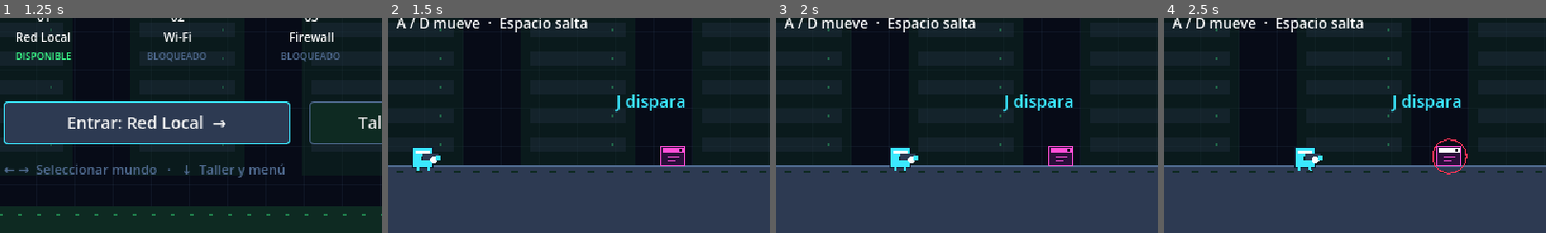
Above: before the commit, frames 1-4 (left to right).
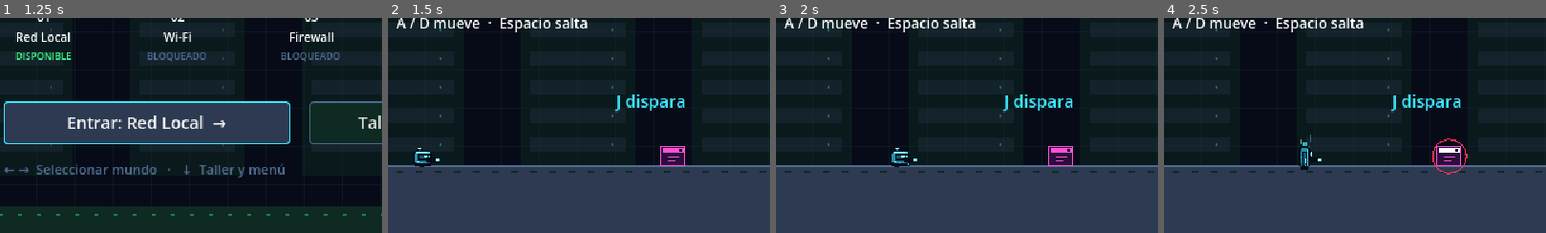
Above: after the commit, the same moments.

Repository: Cristhian-S1/packet-quest
Game: Godot game, scene res://scenes/main/Main.tscn
Same seed, same stepped clock (60 frames per second), same inputs: the game is played once before the commit and once after it.
Inputs (mouse positions are % of the whole screen's width and height, from its top left):
- Up to frame 1 (1.25 s): click "Jugar →" at 0.5 s
- Up to frame 2 (1.5 s): tap Enter (ui_accept) at 1.25 s; move the mouse to (72, 45) at 1.27 s; hold D (move_right) from 1.28 s (still down); tap S (aim_down) at 1.35 s; click (72, 45) at 1.42 s
- Up to frame 3 (2 s): keep holding D (move_right); tap Space (jump) at 1.52, 1.82 s; tap W (aim_up) at 1.55 s
- Up to frame 4 (2.5 s): move the mouse to (30, 55) at 2.02 s; release D (move_right) at 2.03 s; hold Down (ui_down) from 2.03 s (still down); tap W (aim_up) at 2.1 s; tap Space (jump) at 2.27 s; tap K (dash) at 2.3 s
The pictures show only the part of the screen within x 5-55%, y 50-100%; the shares and areas given below are measured in that part.

Frame 1 is identical in both runs. In frame 2, 0.6% of the frame differs, in the area x 6-14%, y 60-72%; in frame 3, 0.6%; in frame 4, 0.6%, in the area x 34-42%, y 54-72%.

Commit message:
feat: animar a Byte con arte procedural

Diff:
--- /dev/null
+++ b/game/scripts/art/art_motion.gd
@@ -0,0 +1,26 @@
+extends RefCounted
+
+static func frame(age: float, frames_per_second: float, count: int) -> int:
+	return posmod(floori(age * frames_per_second), count)
+
+static func hit_strength(remaining: float, reduce_flashes: bool) -> float:
+	return 0.0 if reduce_flashes else clampf(remaining * 14.0, 0.0, 0.32)
+
+static func warning_strength(age: float, reduce_flashes: bool) -> float:
+	return 0.82 if reduce_flashes else 0.82 + sin(age * TAU * 1.5) * 0.14
+
+## Los fragmentos se calculan desde el tiempo y el índice, sin RNG ni nodos.
+static func pixels(canvas: Node2D, center: Vector2, progress: float, spread: float,
+		count: int, ink: Color, light: Color) -> void:
+	if progress >= 1.0:
+		return
+	var t: float = clampf(progress, 0.0, 1.0)
+	for index: int in range(count):
+		var direction: Vector2 = Vector2.from_angle(TAU * index / count)
+		var length: float = spread * (0.45 + (index * 7 % 11) * 0.05)
+		var drift: Vector2 = direction * lerpf(4.0, length, 1.0 - (1.0 - t) ** 2)
+		drift.y += t * t * spread * 0.16
+		var width: int = maxi(1, (3 if index % 3 == 0 else 2) - int(t * 2.0))
+		var color: Color = light if index % 4 == 0 else ink
+		canvas.draw_rect(Rect2((center + drift).round(), Vector2(width, width)),
+			Color(color, 1.0 - t * t))
--- /dev/null
+++ b/game/scripts/art/byte_art.gd
@@ -0,0 +1,124 @@
+extends RefCounted
+
+const Motion = preload("res://scripts/art/art_motion.gd")
+const SHADE: Color = Color("145976")
+const MID: Color = Color("238fa8")
+const GLINT: Color = Color("b7fcf5")
+const RUN_FEET: Array[Vector2i] = [Vector2i(-5, 4), Vector2i(-3, 3), Vector2i(0, 1),
+	Vector2i(4, -5), Vector2i(3, -3), Vector2i(1, 0)]
+const DEATH_TIME: float = 0.42
+const RECOIL_TIME: float = 0.10
+
+static func frame(pose: StringName, age: float) -> int:
+	match pose:
+		&"idle", &"fire", &"shield":
+			return Motion.frame(age, 2.0, 2)
+		&"run":
+			return Motion.frame(age, 10.0, 6)
+		_:
+			return 0
+
+static func draw_byte(canvas: Node2D, pose: StringName, tick: int, facing: float, aim: Vector2,
+		dash_direction: Vector2, recoil: float, hurt: float, protection: float,
+		death_age: float, shield: bool, reduce_flashes: bool) -> void:
+	if pose == &"dead":
+		Motion.pixels(canvas, Vector2.ZERO, death_age / DEATH_TIME, 30.0, 16, PQStyle.CYAN, GLINT)
+		return
+	var offset: Vector2 = Vector2.ZERO
+	var scale: Vector2 = Vector2(facing, 1.0)
+	var angle: float = 0.0
+	var feet: Vector2i = Vector2i(-4, 3)
+	var foot_lift: Vector2i = Vector2i.ZERO
+	match pose:
+		&"idle", &"fire", &"shield":
+			offset.y = tick
+			scale.y = 1.0 - tick * 0.12
+		&"run":
+			feet = RUN_FEET[tick]
+			offset.y = -1 if tick % 3 == 2 else 0
+			foot_lift = Vector2i(1 if tick >= 3 else 0, 1 if tick < 3 else 0)
+		&"jump":
+			scale *= Vector2(0.86, 1.17)
+			feet = Vector2i(-5, 2)
+			foot_lift = Vector2i(2, 3)
+		&"fall":
+			scale *= Vector2(1.14, 0.83)
+			feet = Vector2i(-6, 5)
+		&"dash":
+			scale = Vector2(1.2, 0.73)
+			angle = dash_direction.angle()
+			feet = Vector2i(-7, -3)
+			foot_lift = Vector2i(1, 2)
+		&"hurt":
+			offset.x = -facing * 2
+			scale *= Vector2(1.05, 0.9)
+			feet = Vector2i(-6, 5)
+	var tint: Color = PQStyle.CYAN.lerp(GLINT, Motion.hit_strength(hurt, reduce_flashes))
+	canvas.draw_set_transform(offset, angle, scale)
+	_foot(canvas, feet.x, foot_lift.x, MID)
+	_foot(canvas, feet.y, foot_lift.y, tint)
+	_shell(canvas, tint, pose == &"hurt")
+	canvas.draw_set_transform(Vector2.ZERO)
+	_cannon(canvas, aim, recoil, reduce_flashes)
+	if protection > 0.0 and pose != &"dash":
+		for side: float in [-1.0, 1.0]:
+			canvas.draw_rect(Rect2(side * 9 - 1, -8, 2, 2), Color(PQStyle.CYAN, 0.64))
+	if shield:
+		_firewall(canvas, facing)
+
+static func draw_trail(canvas: Node2D, point: Vector2, direction: Vector2, alpha: float) -> void:
+	canvas.draw_set_transform(point.round(), direction.angle())
+	canvas.draw_rect(Rect2(-10, -4, 18, 8), Color(SHADE, alpha))
+	canvas.draw_rect(Rect2(-13, -2, 18, 4), Color(PQStyle.CYAN, alpha))
+	canvas.draw_rect(Rect2(-15, 3, 4, 1), Color(GLINT, alpha))
+	canvas.draw_rect(Rect2(-19, -5, 6, 1), Color(MID, alpha))
+	canvas.draw_set_transform(Vector2.ZERO)
+
+static func _shell(canvas: Node2D, tint: Color, hurt: bool) -> void:
+	# La carcasa y las patas ocupan una retícula de 16 × 16 en reposo.
+	canvas.draw_rect(Rect2(-5, -8, 5, 2), PQStyle.NIGHT)
+	canvas.draw_rect(Rect2(-4, -8, 3, 1), GLINT)
+	canvas.draw_rect(Rect2(-3, -7, 1, 2), MID)
+	canvas.draw_rect(Rect2(-7, -6, 13, 13), PQStyle.NIGHT)
+	canvas.draw_rect(Rect2(-8, -4, 16, 9), PQStyle.NIGHT)
+	canvas.draw_rect(Rect2(-6, -5, 12, 10), SHADE)
+	canvas.draw_rect(Rect2(-6, -5, 12, 6), tint)
+	canvas.draw_rect(Rect2(-7, -3, 3, 7), MID)
+	canvas.draw_rect(Rect2(-5, -5, 9, 1), GLINT)
+	canvas.draw_rect(Rect2(-4, -3, 11, 5), PQStyle.NIGHT)
+	canvas.draw_rect(Rect2(-3, -2, 8, 3), SHADE)
+	canvas.draw_rect(Rect2(1, -2, 3, 2), PQStyle.RED if hurt else GLINT)
+	canvas.draw_rect(Rect2(5, -2, 1, 2), tint)
+	canvas.draw_rect(Rect2(-4, 3, 8, 2), MID)
+	canvas.draw_rect(Rect2(-5, 3, 2, 1), GLINT)
+	canvas.draw_rect(Rect2(-1, 4, 1, 1), tint)
+
+static func _foot(canvas: Node2D, x: int, lift: int, tint: Color) -> void:
+	canvas.draw_rect(Rect2(x, 4 - lift, 4, 4), PQStyle.NIGHT)
+	canvas.draw_rect(Rect2(x, 6 - lift, 3, 1), tint)
+
+static func _cannon(canvas: Node2D, aim: Vector2, recoil: float, reduce_flashes: bool) -> void:
+	var kick: float = roundf(3.0 * recoil / RECOIL_TIME)
+	var origin: Vector2 = Vector2(0, 2)
+	for distance: int in range(5, 13):
+		var pos: Vector2 = (origin + aim * (distance - kick)).round()
+		canvas.draw_rect(Rect2(pos - Vector2(2, 2), Vector2(4, 4)), PQStyle.NIGHT)
+		canvas.draw_rect(Rect2(pos - Vector2(1, 1), Vector2(3, 2)), MID if distance < 10 else PQStyle.CYAN)
+	var muzzle: Vector2 = (origin + aim * (12.0 - kick)).round()
+	canvas.draw_rect(Rect2(muzzle - Vector2(1, 1), Vector2(2, 2)), GLINT)
+	if recoil > 0.0:
+		var tip: Vector2 = (aim * 16.0).round()
+		var tint: Color = PQStyle.CYAN if reduce_flashes else GLINT
+		canvas.draw_rect(Rect2(tip - Vector2(1, 1), Vector2(2, 2)), tint)
+		canvas.draw_rect(Rect2((tip + aim * 3.0).round(), Vector2.ONE), Color(tint, 0.6))
+
+static func _firewall(canvas: Node2D, facing: float) -> void:
+	canvas.draw_set_transform(Vector2.ZERO, 0.0, Vector2(facing, 1))
+	var contour: PackedVector2Array = [Vector2(9, -14), Vector2(13, -14), Vector2(17, -10),
+		Vector2(17, -7), Vector2(20, -4), Vector2(20, 4), Vector2(17, 7),
+		Vector2(17, 10), Vector2(13, 14), Vector2(9, 14)]
+	canvas.draw_colored_polygon(contour, Color(PQStyle.GREEN, 0.14))
+	canvas.draw_polyline(contour, PQStyle.GREEN, 2.0)
+	for y: int in [-10, -4, 2, 8]:
+		canvas.draw_rect(Rect2(11, y, 4, 1), Color(PQStyle.GREEN, 0.55))
+	canvas.draw_set_transform(Vector2.ZERO)
--- a/game/scripts/player/player.gd
+++ b/game/scripts/player/player.gd
@@ -4,6 +4,9 @@
 signal health_changed(current: float, maximum: float)
 signal shield_changed(current: float, maximum: float)
 enum State { IDLE, RUN, JUMP, FALL, DASH, SHIELD, HURT, DEAD }
+
+const ByteArt = preload("res://scripts/art/byte_art.gd")
+const ART_POSES: Array[StringName] = [&"idle", &"run", &"jump", &"fall", &"dash", &"shield", &"hurt", &"dead"]
 
 @export var speed: float = 150.0
 @export var acceleration: float = 1200.0
@@ -59,6 +62,8 @@
 var safe_position: Vector2 = Vector2.ZERO
 var pool: ProjectilePool
 var animation_time: float = 0.0
+var art_shot_left: float = 0.0
+var art_death_age: float = 0.0
 var trails: Array[Vector2] = []
 var shake_left: float = 0.0
 var shake_power: float = 0.0
@@ -168,6 +173,7 @@
 func _physics_process(delta: float) -> void:
 	tick_slowdown(delta)
 	animation_time += delta
+	art_shot_left = maxf(0.0, art_shot_left - delta)
 	queue_redraw()
 	if state == State.DEAD:
 		external_push = Vector2.ZERO
@@ -328,6 +334,7 @@
 		if bullet != null:
 			bullet.homing_turn_rad = deg_to_rad(item.homing_turn_deg)
 			bullet.marks = marker_active
+	art_shot_left = ByteArt.RECOIL_TIME
 	shoot_wait += 1.0 / item.fire_rate
 	AudioManager.play_sfx(item.sfx)
 
@@ -351,6 +358,8 @@
 func _die() -> void:
 	state = State.DEAD
 	velocity = Vector2.ZERO
+	var dissolve: Tween = create_tween().set_ignore_time_scale(true).set_pause_mode(Tween.TWEEN_PAUSE_PROCESS)
+	dissolve.tween_method(_draw_death_frame, 0.0, ByteArt.DEATH_TIME, ByteArt.DEATH_TIME)
 	GameState.record_death()
 	Events.player_died.emit()
 
@@ -385,21 +394,21 @@
 			health.current = minf(maximum, health.current + bonus)
 			health.changed.emit(health.current, maximum)
 
+func visual_pose() -> StringName:
+	if state == State.IDLE and art_shot_left > 0.0:
+		return &"fire"
+	return ART_POSES[state]
+
+func visual_frame() -> int:
+	return ByteArt.frame(visual_pose(), animation_time)
+
+func _draw_death_frame(age: float) -> void:
+	art_death_age = age
+	queue_redraw()
+
 func _draw() -> void:
-	for index: int in range(trails.size()):
-		draw_rect(Rect2(to_local(trails[index]) - Vector2(8, 8), Vector2(16, 16)), Color(PQStyle.CYAN, 0.12 * (3 - index)))
-	if invulnerability > 0 and not GameState.reduce_flashes and int(animation_time * 14) % 2 == 0:
-		return
-	draw_rect(Rect2(-9, -9, 18, 18), Color("0b1a2e"))
-	draw_rect(Rect2(-8, -8, 16, 16), PQStyle.CYAN)
-	draw_rect(Rect2(-6, -6, 12, 3), Color.WHITE)
-	draw_rect(Rect2(facing * 2 - 3, -1, 2, 3), PQStyle.NIGHT)
-	draw_rect(Rect2(facing * 2 + 2, -1, 2, 3), PQStyle.NIGHT)
-	var step: float = sin(animation_time * 20) * 2 if state == State.RUN else 0.0
-	draw_line(Vector2(-4, 7), Vector2(-5 + step, 11), PQStyle.CYAN, 2)
-	draw_line(Vector2(4, 7), Vector2(5 - step, 11), PQStyle.CYAN, 2)
-	draw_line(Vector2.ZERO, aim * 13, PQStyle.CHIP, 5)
-	draw_circle(aim * 9 + Vector2(0, 2), 3, Color.WHITE)
-	draw_line(aim * 11, aim * 15, PQStyle.CYAN, 4)
-	if shield_active:
-		draw_arc(Vector2.ZERO, 16, -1.2 if facing > 0 else PI - 1.2, 1.2 if facing > 0 else PI + 1.2, 10, PQStyle.GREEN, 3)
+	if state == State.DASH:
+		for index: int in range(trails.size() - 1, -1, -1):
+			ByteArt.draw_trail(self, to_local(trails[index]), dash_vector, 0.17 * (3 - index))
+	ByteArt.draw_byte(self, visual_pose(), visual_frame(), facing, aim, dash_vector, art_shot_left,
+		hurt_left, invulnerability, art_death_age, shield_active, GameState.reduce_flashes)
--- a/game/scripts/ui/death_screen.gd
+++ b/game/scripts/ui/death_screen.gd
@@ -7,6 +7,9 @@
 
 func _ready() -> void:
 	super._ready()
+	backdrop.color.a = 0.24
+	var fade: Tween = create_tween().set_ignore_time_scale(true)
+	fade.tween_property(backdrop, "color:a", 0.93, 0.42)
 	title("Conexión perdida", PQStyle.MAGENTA)
 	subtitle("Cada paquete cuenta. Vuelve a intentarlo.")
 	var progress: ProgressBar = ProgressBar.new()
--- a/game/scripts/ui/screen_base.gd
+++ b/game/scripts/ui/screen_base.gd
@@ -2,11 +2,12 @@
 extends CanvasLayer
 
 var panel: Control
+var backdrop: ColorRect
 
 func _ready() -> void:
 	layer = 30
 	process_mode = Node.PROCESS_MODE_ALWAYS
-	var backdrop: ColorRect = ColorRect.new()
+	backdrop = ColorRect.new()
 	backdrop.color = Color(PQStyle.NIGHT, 0.93)
 	backdrop.size = Vector2(640, 360)
 	add_child(backdrop)
--- /dev/null
+++ b/game/tests/test_art.gd
@@ -0,0 +1,83 @@
+extends RefCounted
+
+const ENEMIES: Array[String] = ["PopUp", "NetworkWorm", "Spyware", "ArmoredPopUp", "ArmoredWorm", "Trojan", "BotDDoS"]
+var errors: PackedStringArray = []
+var finished: bool = false
+
+func run(tree: SceneTree) -> PackedStringArray:
+	var stage: Node2D = Node2D.new()
+	tree.root.add_child(stage)
+	var pool: ProjectilePool = ProjectilePool.new()
+	stage.add_child(pool)
+	var byte: PacketPlayer = StageBuilder.player(stage, Vector2(100, 100))
+	byte.set_physics_process(false)
+	_box(byte, Vector2(10, 14), Vector2.ZERO)
+	_box(byte.hurtbox, Vector2(10, 14), Vector2.ZERO)
+	_box(byte.shield_area, Vector2(5, 24), Vector2.ZERO)
+	byte._update_aim(-1, 0, false)
+	_check(byte.shield_area.position == Vector2(-12, 0), "posición del escudo izquierdo")
+	_check(byte.muzzle.position == Vector2(-13, 0), "posición de la boca del cañón")
+	_check(byte.collision_layer == 2 and byte.collision_mask == 1, "capas de Byte")
+	_check(byte.hurtbox.collision_layer == 2 and byte.shield_area.collision_mask == 16, "capas de protección")
+	_test_byte(byte)
+
+	for scene_name: String in ENEMIES:
+		var scene: PackedScene = load("res://scenes/enemies/%s.tscn" % scene_name)
+		var enemy: EnemyBase = scene.instantiate() as EnemyBase
+		enemy.position = Vector2(220, 110)
+		stage.add_child(enemy)
+		enemy.set_physics_process(false)
+		_box(enemy, Vector2(20, 16), Vector2.ZERO)
+		_check(enemy.collision_layer == (0 if scene_name == "Spyware" else 4), "capa de " + scene_name)
+	var motion_path: String = "res://scripts/art/art_motion.gd"
+	if ResourceLoader.exists(motion_path):
+		var motion: Script = load(motion_path)
+		_check(float(motion.call("hit_strength", 0.03, false)) > 0.0, "tinte de daño visible")
+		_check(float(motion.call("hit_strength", 0.03, true)) == 0.0, "reduce_flashes suprime el destello")
+		_check(motion.call("warning_strength", 0.0, true) == motion.call("warning_strength", 0.35, true),
+			"el aviso conserva una intensidad fija con reduce_flashes")
+		_check(motion.call("warning_strength", 0.0, false) != motion.call("warning_strength", 0.35, false),
+			"el aviso admite modulación en el modo normal")
+	else:
+		errors.append("falta la modulación accesible del arte")
+	stage.queue_free()
+	await tree.process_frame
+	finished = true
+	return errors
+
+func _test_byte(byte: PacketPlayer) -> void:
+	if not byte.has_method("visual_pose") or not byte.has_method("visual_frame"):
+		errors.append("faltan las poses y fotogramas de Byte")
+		return
+	var poses: Array[StringName] = [&"idle", &"run", &"jump", &"fall", &"dash", &"shield", &"hurt", &"dead"]
+	for index: int in range(poses.size()):
+		byte.state = index as PacketPlayer.State
+		_check(byte.call("visual_pose") == poses[index], "pose de Byte: " + String(poses[index]))
+	for count: int in [2, 6]:
+		byte.state = PacketPlayer.State.IDLE if count == 2 else PacketPlayer.State.RUN
+		var step: float = 0.5 if count == 2 else 0.1
+		for index: int in range(count + 1):
+			byte.animation_time = step * index + 0.01
+			_check(byte.call("visual_frame") == index % count, "ciclo de Byte de %d fotogramas" % count)
+	byte.state = PacketPlayer.State.IDLE
+	byte.shoot()
+	_check(byte.call("visual_pose") == &"fire", "un disparo real activa el retroceso")
+	byte.take_damage(1.0, Vector2.ZERO)
+	_check(byte.call("visual_pose") == &"hurt", "el daño prevalece sobre el disparo")
+	byte.invulnerability = 0.0
+	byte.take_damage(3.0, Vector2.ZERO)
+	_check(byte.call("visual_pose") == &"dead", "la muerte prevalece sobre el daño")
+
+func _box(parent: Node, size: Vector2, offset: Vector2) -> void:
+	for child: Node in parent.get_children():
+		if child is CollisionShape2D:
+			var collision: CollisionShape2D = child as CollisionShape2D
+			var rectangle: RectangleShape2D = collision.shape as RectangleShape2D
+			_check(rectangle != null and rectangle.size == size and collision.position == offset,
+				"geometría de " + parent.name)
+			return
+	errors.append("falta la forma de " + parent.name)
+
+func _check(condition: bool, message: String) -> void:
+	if not condition:
+		errors.append(message)
--- a/game/tests/test_runner.gd
+++ b/game/tests/test_runner.gd
@@ -1,6 +1,6 @@
 extends SceneTree
 
-const TESTS: Array[String] = ["components_objects", "state_e …(197 unchanged characters)… , "options", "audio", "visual_polish", "hit_stop", "fuzz"]
+const TESTS: Array[String] = ["components_objects", "state_e …(197 unchanged characters)… , "options", "audio", "visual_polish", "art", "hit_stop", "fuzz"]
 
 # Cuenta los errores del motor y de GDScript mientras corre cada prueba: un error de script
 # dentro de una subfunción solo aborta esa subfunción y la prueba seguía como PASS.
Not shown, added: game/scripts/art/art_motion.gd.uid
Not shown, added: game/scripts/art/byte_art.gd.uid
Not shown, added: game/tests/test_art.gd.uid
